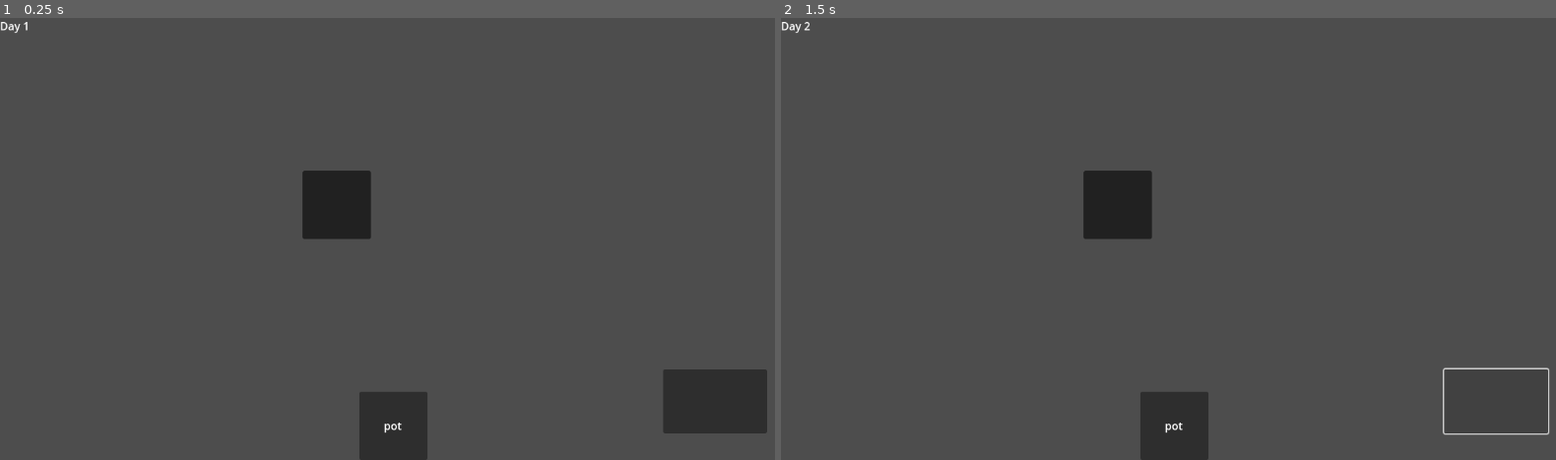
Above: before the commit, frames 1-2 (left to right).
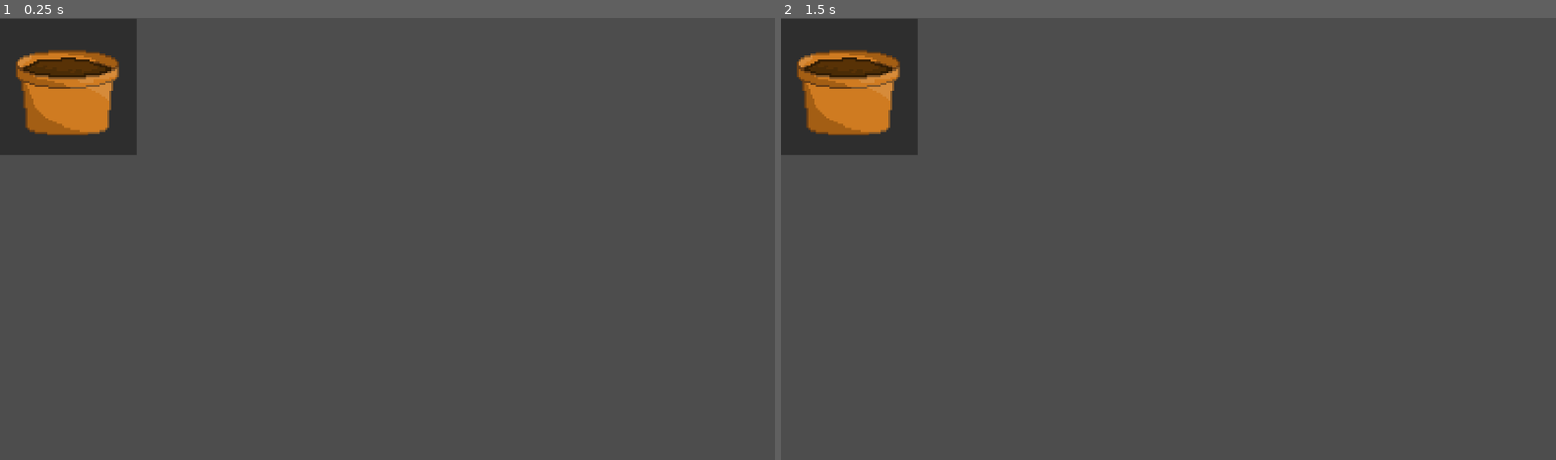
Above: after the commit, the same moments.

Repository: phunnnnnn/NSC
Game: Godot game, scene res://scenes/pot.tscn
Two runs of this game, one before a commit and one after it. Both use one fixed random seed, a clock stepped at 60 frames per second and the inputs below. Before the commit the project starts from res://scene/mainGameScene.tscn.
Inputs (mouse positions are in pixels of both pictures, inside the frame that each line leads up to):
- Up to frame 1 (0.25 s): no input
- Up to frame 2 (1.5 s): click (1176, 424) at 0.52 s; click (1494, 402) at 1.27 s

The runs differ from the first frame. In frame 1, 10% of the frame differs, in the area x 0-99%, y 0-100%; in frame 2, 8.3%.

Commit message:
1.0

Diff:
--- a/project.godot
+++ b/project.godot
@@ -11,7 +11,7 @@
 [application]
 
 config/name="NSC"
-run/main_scene="uid://ie0bfgy022ym"
+run/main_scene="res://scenes/pot.tscn"
 config/features=PackedStringArray("4.4", "GL Compatibility")
 config/icon="res://icon.svg"
 
--- a/scene/mainGameScene.tscn
+++ /dev/null
@@ -1,102 +0,0 @@
-[gd_scene load_steps=4 format=3 uid="uid://ie0bfgy022ym"]
-
-[ext_resource type="Script" uid="uid://hjklothg6ojw" path="res://script/mainGameScript.gd" id="1_xr5k3"]
-[ext_resource type="Script" uid="uid://cwn7gpejo5f1l" path="res://script/gardenSlotScript.gd" id="2_wyltx"]
-[ext_resource type="Script" uid="uid://dtugtfjluvoid" path="res://script/podItemScript.gd" id="3_wyltx"]
-
-[node name="Control" type="Control"]
-layout_mode = 3
-anchors_preset = 15
-anchor_right = 1.0
-anchor_bottom = 1.0
-grow_horizontal = 2
-grow_vertical = 2
-script = ExtResource("1_xr5k3")
-metadata/_edit_use_anchors_ = true
-
-[node name="gardenGrid" type="GridContainer" parent="."]
-custom_minimum_size = Vector2(200, 200)
-layout_mode = 1
-anchors_preset = 8
-anchor_left = 0.5
-anchor_top = 0.5
-anchor_right = 0.5
-anchor_bottom = 0.5
-offset_left = -133.0
-offset_top = -100.0
-offset_right = 133.0
-offset_bottom = 100.0
-grow_horizontal = 2
-grow_vertical = 2
-columns = 5
-
-[node name="gardenSlot" type="Panel" parent="gardenGrid"]
-custom_minimum_size = Vector2(100, 100)
-layout_mode = 2
-script = ExtResource("2_wyltx")
-
-[node name="text" type="Label" parent="gardenGrid/gardenSlot"]
-visible = false
-custom_minimum_size = Vector2(100, 100)
-layout_mode = 1
-anchors_preset = 15
-anchor_right = 1.0
-anchor_bottom = 1.0
-offset_right = 14.0
-grow_horizontal = 2
-grow_vertical = 2
-text = "touched"
-horizontal_alignment = 1
-vertical_alignment = 1
-
-[node name="itemBar" type="HBoxContainer" parent="."]
-custom_minimum_size = Vector2(50, 50)
-layout_mode = 1
-anchors_preset = -1
-anchor_left = 0.5
-anchor_top = 1.0
-anchor_right = 0.5
-anchor_bottom = 1.0
-offset_left = -325.0
-offset_top = -100.0
-offset_right = 325.0
-grow_horizontal = 2
-grow_vertical = 0
-alignment = 1
-
-[node name="pot" type="Panel" parent="itemBar"]
-custom_minimum_size = Vector2(100, 100)
-layout_mode = 2
-script = ExtResource("3_wyltx")
-
-[node name="button" type="TextureButton" parent="itemBar/pot"]
-custom_minimum_size = Vector2(100, 100)
-layout_mode = 0
-offset_right = 40.0
-offset_bottom = 40.0
-
-[node name="text" type="Label" parent="itemBar/pot"]
-custom_minimum_size = Vector2(100, 100)
-layout_mode = 0
-offset_right = 40.0
-offset_bottom = 23.0
-text = "pot"
-horizontal_alignment = 1
-vertical_alignment = 1
-
-[node name="nextDayButton" type="Button" parent="."]
-layout_mode = 0
-offset_left = 971.0
-offset_top = 515.0
-offset_right = 1123.0
-offset_bottom = 609.0
-
-[node name="calendar" type="Label" parent="."]
-layout_mode = 0
-offset_right = 173.0
-offset_bottom = 82.0
-text = "Day 0"
-
-[connection signal="pickUppot" from="itemBar/pot" to="." method="_on_pot_pick_uppot"]
-[connection signal="pickUppot" from="itemBar/pot" to="gardenGrid/gardenSlot" method="_on_pot_pick_uppot"]
-[connection signal="pressed" from="itemBar/pot/button" to="itemBar/pot" method="_on_button_pressed"]
--- /dev/null
+++ b/scenes/pot.tscn
@@ -0,0 +1,41 @@
+[gd_scene load_steps=4 format=3 uid="uid://d0pb1ve04u2pp"]
+
+[ext_resource type="Script" uid="uid://bj4a0s1wmvv1p" path="res://scripts/potScript.gd" id="1_n1183"]
+[ext_resource type="Texture2D" uid="uid://31fto0qo2doe" path="res://pot_project01.png" id="1_xu6wc"]
+
+[sub_resource type="LabelSettings" id="LabelSettings_n1183"]
+font_size = 60
+
+[node name="pot" type="Control"]
+layout_mode = 3
+anchors_preset = 15
+anchor_right = 1.0
+anchor_bottom = 1.0
+grow_horizontal = 2
+grow_vertical = 2
+script = ExtResource("1_n1183")
+
+[node name="Panel" type="Panel" parent="."]
+z_index = -5
+layout_mode = 0
+offset_top = 1.0
+offset_right = 500.0
+offset_bottom = 501.0
+scale = Vector2(0.4, 0.4)
+
+[node name="TextureRect" type="TextureRect" parent="Panel"]
+layout_mode = 0
+offset_right = 500.0
+offset_bottom = 500.0
+texture = ExtResource("1_xu6wc")
+expand_mode = 1
+
+[node name="Label" type="Label" parent="Panel"]
+visible = false
+layout_mode = 0
+offset_right = 200.0
+offset_bottom = 200.0
+scale = Vector2(2, 2)
+pivot_offset = Vector2(-500, 0)
+text = "pootai"
+label_settings = SubResource("LabelSettings_n1183")
--- a/script/gardenSlotScript.gd
+++ /dev/null
@@ -1,36 +0,0 @@
-extends Panel
-
-@onready var gardenslot = $"."
-@onready var text = $text
-
-# กำหนดสีปกติ และสีเมื่อ hover
-var normal_color = Color("2c2c2c")     # เทาเข้ม
-var hover_color = Color("4444aa")     # น้ำเงินอ่อน
-
-func _ready():
-	# ใช้ StyleBoxFlat เพื่อควบคุมสี background
-	#var style = StyleBoxFlat.new()
-	#style.bg_color = normal_color
-	#add_theme_stylebox("panel", style)
-	gardenslot.modulate = normal_color
-	text.visible = false
-	mouse_filter = Control.MOUSE_FILTER_PASS  # ให้จับเมาส์ได้
-
-func _on_mouse_entered():
-	#var style = get_theme_stylebox("panel") as StyleBoxFlat
-	#style.bg_color = hover_color
-	gardenslot.modulate = hover_color
-	text.visible = true
-	#queue_redraw()
-
-func _on_mouse_exited():
-	#var style = get_theme_stylebox("panel") as StyleBoxFlat
-	#style.bg_color = normal_color
-	gardenslot.modulate = normal_color
-	text.visible = false
-	#queue_redraw()
-
-# เชื่อมสัญญาณใน _ready()
-func _enter_tree():
-	connect("mouse_entered", Callable(self, "_on_mouse_entered"))
-	connect("mouse_exited", Callable(self, "_on_mouse_exited"))
--- a/script/mainGameScript.gd
+++ /dev/null
@@ -1,31 +0,0 @@
-extends Control
-
-@onready var garden_Grid = $gardenGrid
-@onready var day_Lable = $calendar
-@onready var next_Day_Button = $nextDayButton
-
-
-
-var current_day = 1
-
-var taget = "none"
-
-func _ready() :
-	day_Lable.text = "Day %d" % current_day
-	next_Day_Button.pressed.connect(_on_next_day)
-
-func _on_next_day() :
-	current_day += 1
-	day_Lable.text = "Day %d" % current_day
-#	for planter in garden_Grid.get_children():
-#		planter.grow()
-
-
-
-func getpot () :
-	print("GET IT")
-
-
-func _on_pot_pick_uppot() -> void:
-	getpot()
-	print("j")
--- a/script/podItemScript.gd
+++ /dev/null
@@ -1,31 +0,0 @@
-extends Panel
-
-@onready var potIcon = $"."
-@onready var text = $text
-@onready var button = $button
-
-signal pickUppot
-
-func _ready():
-	text.visible = true
-	text.text = "pot"
-	mouse_filter = Control.MOUSE_FILTER_PASS  # ให้จับเมาส์ได้
-	#button.pressed.connnect(press)
-
-func _on_mouse_entered():
-	text.text = "POT"
-
-func _on_mouse_exited():
-	text.text = "pot"
-
-func press():
-	print("yes")
-	emit_signal("pickUppot")
-
-func _enter_tree():
-	connect("mouse_entered", Callable(self, "_on_mouse_entered"))
-	connect("mouse_exited", Callable(self, "_on_mouse_exited"))
-
-
-func _on_button_pressed() -> void:
-	press()
--- /dev/null
+++ b/scripts/potScript.gd
@@ -0,0 +1,31 @@
+extends Control
+
+var mouseFocus = false
+
+@onready var potHitbox = $Panel
+@onready var description = $Panel/Label
+
+func _ready() -> void:
+	potHitbox.connect("mouse_entered", Callable(self, "_on_mouse_entered"))
+	potHitbox.connect("mouse_exited",Callable(self,"_on_mouse_exited"))
+
+	potHitbox.connect("gui_input",Callable(self,"_on_input"))
+
+func _process(delta: float) -> void:
+	pass
+
+func _on_mouse_entered() :
+	mouseFocus = true
+	description.visible = true
+
+func _on_mouse_exited() :
+	mouseFocus = false
+	description.visible = false
+
+func _on_input(event:InputEvent) :
+	if event is InputEventMouseButton :
+		if event.button_index == MOUSE_BUTTON_LEFT :
+			if event.pressed :
+				print("Fine")
+			else :
+				print("pootai")
Renamed: texture/pot.png -> pot_project01.png
Not shown, changed: pot_project01.png.import
Not shown, removed: script/gardenSlotScript.gd.uid
Not shown, removed: script/mainGameScript.gd.uid
Not shown, removed: script/podItemScript.gd.uid
Not shown, added: scripts/potScript.gd.uid
Not shown, removed: texture/pot.png.import
Binary file removed: texture/seedBag.png
